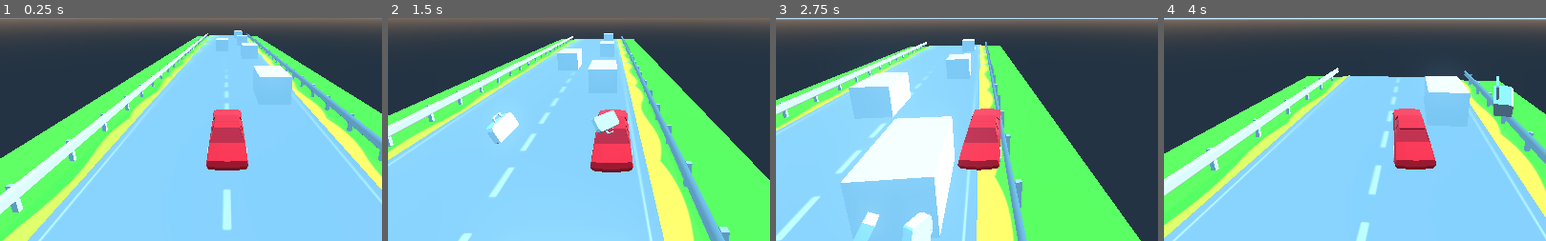
Above: before the commit, frames 1-4 (left to right).
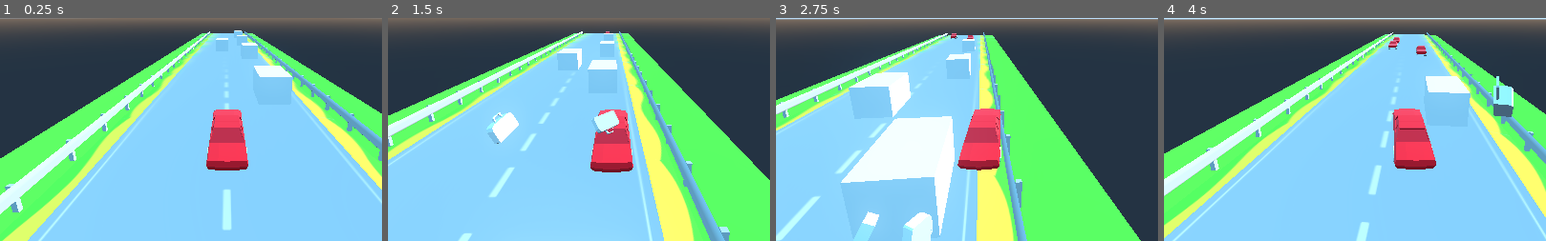
Above: after the commit, the same moments.

Repository: HipyCas/chaos
Game: Godot game, scene res://Main.tscn
The game is run twice, just before and just after one commit, with the same random seed, the same clock (stepped at 60 frames per second) and the same inputs. The project has no main scene, so this scene is started directly.
Inputs:
- Up to frame 1 (0.25 s): no input
- Up to frame 2 (1.5 s): hold Right (ui_right) 0.53-1.28 s; tap L (luggage_drop) at 0.6, 1.35 s; hold Down (ui_down) from 1.28 s (still down)
- Up to frame 3 (2.75 s): release Down (ui_down) at 2.03 s; hold Right (ui_right) from 2.03 s (still down); tap L (luggage_drop) at 2.1 s
- Up to frame 4 (4 s): release Right (ui_right) at 2.78 s; hold Up (ui_up) 2.78-3.53 s; tap L (luggage_drop) at 2.85, 3.6 s; hold Left (ui_left) from 3.53 s (still down)
The pictures show only the part of the screen within x 20-70%, y 37-87%; the shares and areas given below are measured in that part.

The runs differ from the first frame. In frame 1, 0.1% of the frame differs, in the area x 52-67%, y 5-9%; in frame 2, 0.4%; in frame 3, 0.8%; in frame 4, 5.9%, in the area x 37-87%, y 6-29%.

Commit message:
Update Main scene

Diff:
--- a/Main.tscn
+++ b/Main.tscn
@@ -1,10 +1,13 @@
-[gd_scene load_steps=10 format=2]
+[gd_scene load_steps=13 format=2]
 
 [ext_resource path="res://Scripts/CarMovement.gd" type="Script" id=1]
 [ext_resource path="res://Scripts/FollowCar.gd" type="Script" id=2]
 [ext_resource path="res://default_env.tres" type="Environment" id=3]
 [ext_resource path="res://Assets/Carv1.glb" type="PackedScene" id=4]
 [ext_resource path="res://Road.tscn" type="PackedScene" id=5]
+[ext_resource path="res://Scripts/RoadGenerator.gd" type="Script" id=6]
+[ext_resource path="res://Scripts/FreeRoad.gd" type="Script" id=7]
+[ext_resource path="res://Scripts/CarGenerator.gd" type="Script" id=8]
 
 [sub_resource type="CubeMesh" id=1]
 
@@ -137,24 +140,38 @@
 environment = ExtResource( 3 )
 
 [node name="Roads" type="Spatial" parent="."]
+script = ExtResource( 6 )
 
 [node name="Road" parent="Roads" instance=ExtResource( 5 )]
 transform = Transform( 1, 0, 0, 0, 1, 0, 0, 0, 1, 0, -0.8, 0 )
+script = ExtResource( 7 )
 
 [node name="Road2" parent="Roads" instance=ExtResource( 5 )]
 transform = Transform( 1, 0, 0, 0, 1, 0, 0, 0, 1, 0, -0.8, -10 )
+script = ExtResource( 7 )
 
 [node name="Road3" parent="Roads" instance=ExtResource( 5 )]
 transform = Transform( 1, 0, 0, 0, 1, 0, 0, 0, 1, 0, -0.8, -20 )
+script = ExtResource( 7 )
 
 [node name="Road4" parent="Roads" instance=ExtResource( 5 )]
 transform = Transform( 1, 0, 0, 0, 1, 0, 0, 0, 1, 0, -0.8, -30 )
+script = ExtResource( 7 )
 
 [node name="Road5" parent="Roads" instance=ExtResource( 5 )]
 transform = Transform( 1, 0, 0, 0, 1, 0, 0, 0, 1, 0, -0.8, -40 )
+script = ExtResource( 7 )
 
 [node name="Road6" parent="Roads" instance=ExtResource( 5 )]
 transform = Transform( 1, 0, 0, 0, 1, 0, 0, 0, 1, 0, -0.8, -50 )
+script = ExtResource( 7 )
 
 [node name="Road7" parent="Roads" instance=ExtResource( 5 )]
 transform = Transform( 1, 0, 0, 0, 1, 0, 0, 0, 1, 0, -0.8, -60 )
+script = ExtResource( 7 )
+
+[node name="CarGenerator" type="Spatial" parent="."]
+transform = Transform( -1, 0, 8.74228e-08, 0, 1, 0, -8.74228e-08, 0, -1, 0, 0, -60 )
+script = ExtResource( 8 )
+
+[node name="TrafficCars" type="Node" parent="."]
